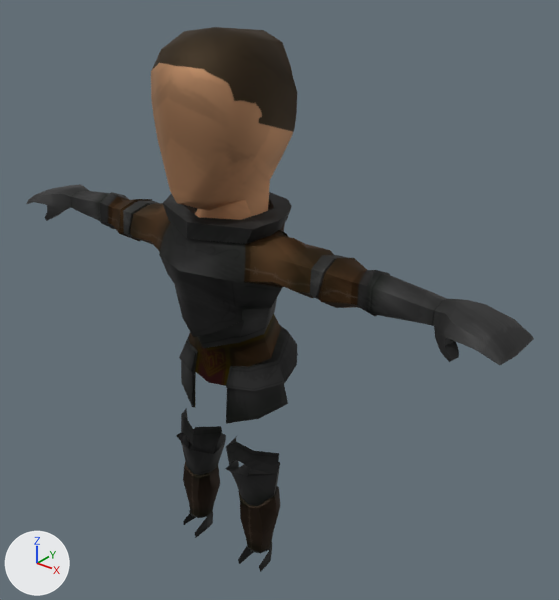
What one commit did to the FBX model Prototype/SwarmGame/Assets/SwarmPrototype/Resources/SwarmModels/Warrior_Body_Armored.fbx.
One viewpoint serves both versions: a 50 mm camera at (2.43, -2.6, 3.29) aimed at (0.16, 0.24, 1.53). The axes (+X, +Y, +Z) are drawn at lower left. The lights are the same throughout. The picture after the commit comes second.

The first picture shows 'Warrior_Body_Armored'.
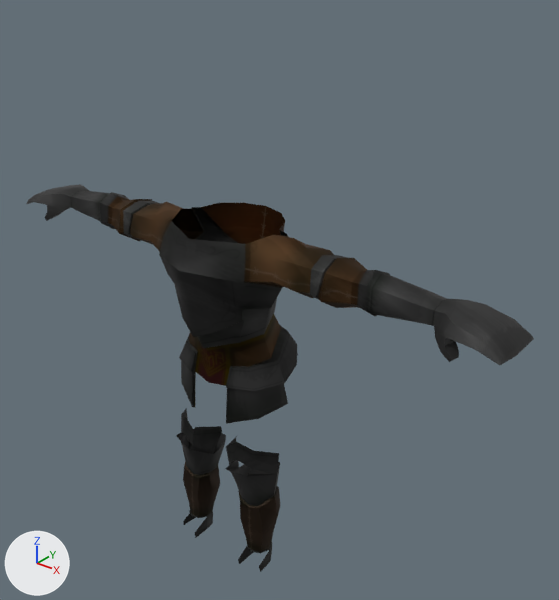
Pixel boxes [x1, y1, x2, y2] of what changed, in the pictures (559 x 600 px):
'Warrior_Body_Armored', reshaped (29% shorter)
    before: [26, 27, 534, 572]
    after: [26, 184, 534, 572]
part 1 of me_warrior_body_armored, deleted (brown)
    before: [151, 27, 297, 244]

The change, as a list of edits to the scene's bpy script:
```text
Change me_warrior_body_armored:
    used by ob_warrior_body_armored; location = (0.0, 0.0, 0.0)
    remove me_warrior_body_armored.from_pydata(...)  # 666 vertices, 656 faces; spans x -1.52..1.52, y -0.32..0.44, z 0.0..2.89
    add me_warrior_body_armored.from_pydata(...)  # 556 vertices, 532 faces; spans x -1.52..1.52, y -0.3..0.41, z 0.0..2.0
    me_warrior_body_armored part 1
    110 vertices are removed from x -0.34..0.34, y -0.32..0.44, z 1.97..2.89
    124 faces are deleted
```
